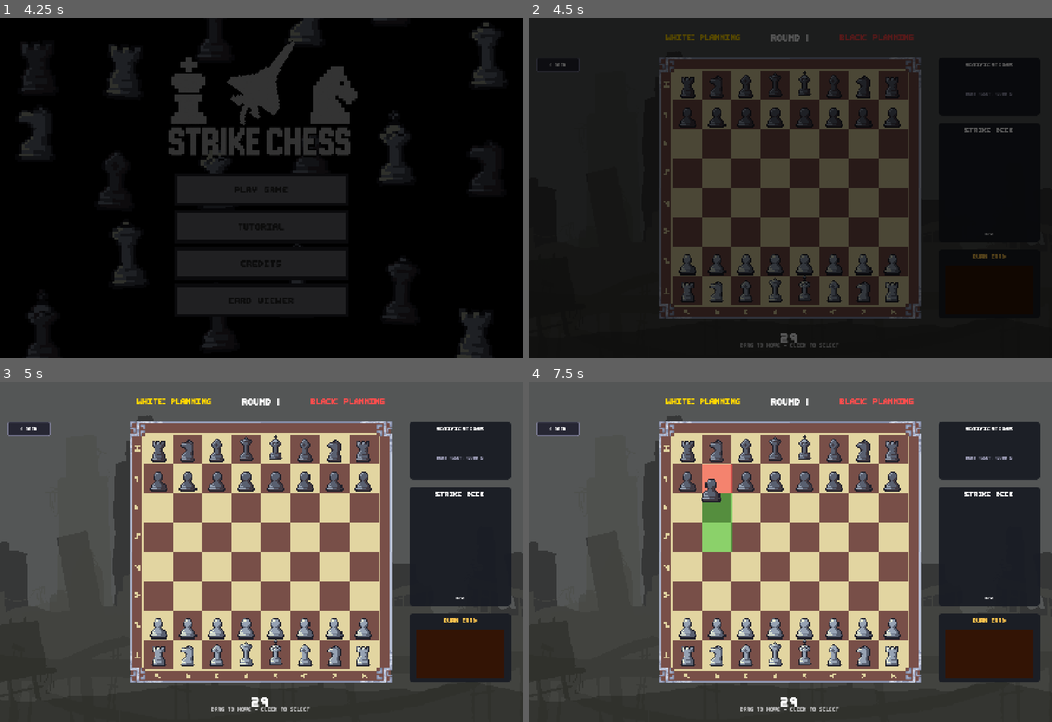
Above: before the commit, frames 1-4 (two rows, left to right).
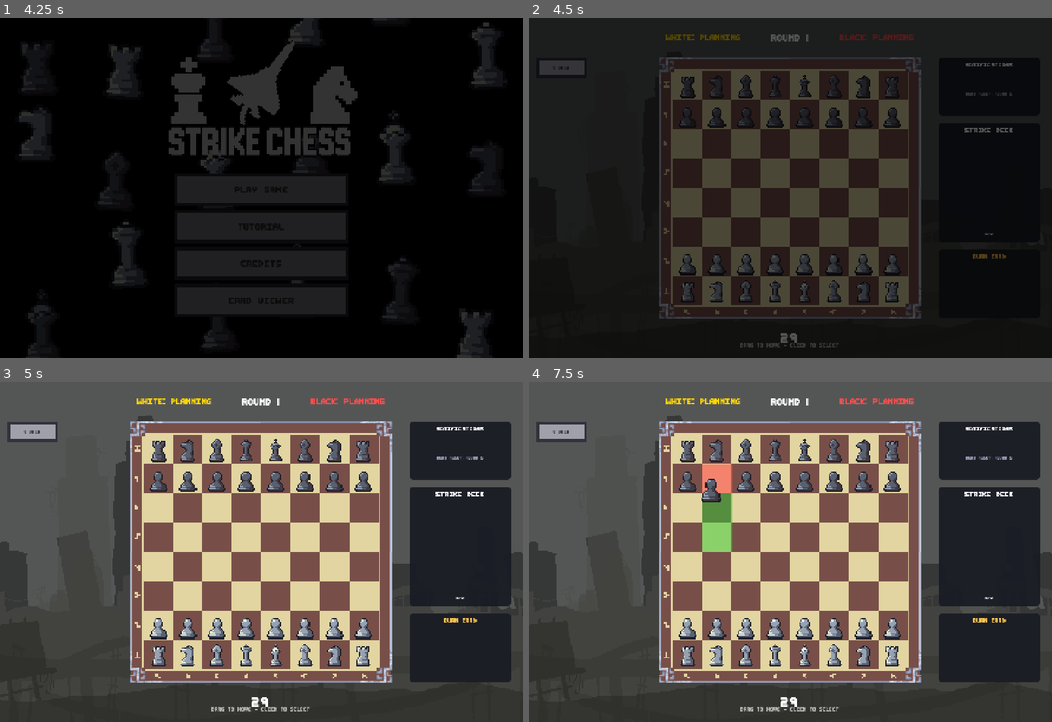
Above: after the commit, the same moments.

Repository: CodingWithKantecki/Strike-Chess-GODOT
Game: Godot game, scene res://scenes/intro_credits.tscn
Two runs of this game, one before a commit and one after it. Both use one fixed random seed, a clock stepped at 60 frames per second and the inputs below.
Inputs (mouse positions are in pixels of both pictures, inside the frame that each line leads up to):
- Up to frame 1 (4.25 s): tap Enter (ui_accept) at 0.5, 0.77, 3.5, 3.77 s; move the mouse to (376, 171) at 0.52 s; hold Right (ui_right) 0.53-1.25 s; tap Space at 0.6, 2.1, 3.6 s; click (376, 171) at 0.67 s; drag from (156, 205) to (235, 256) at 1.27 s; move the mouse to (313, 113) at 2.02 s; hold Right (ui_right) 2.03-2.75 s; click (313, 113) at 2.17 s; drag from (235, 256) to (104, 137) at 2.77 s; move the mouse to (418, 239) at 3.52 s; hold Left (ui_left) from 3.53 s (still down); click (418, 239) at 3.67 s
- Up to frame 2 (4.5 s): release Left (ui_left) at 4.25 s; click "TUTORIAL" at 4.25 s
- Up to frame 3 (5 s): no input
- Up to frame 4 (7.5 s): click "< BACK" at 5 s; drag from (633, 501) to (712, 467) at 5.77 s; move the mouse to (816, 552) at 6.52 s; hold Down (ui_down) 6.53-7.25 s; tap Space at 6.6 s; click (816, 552) at 6.67 s; tap Enter (ui_accept) at 7.25 s; drag from (712, 467) to (685, 569) at 7.27 s

Frame 1 is identical in both runs. In frame 2, 0.5% of the frame differs, in the area x 1-54%, y 12-84%; in frame 3, 3.2%, in the area x 1-97%, y 11-88%; in frame 4, 3.2%.

Commit message:
Add fire effect to burn card panel and adjust piece positioning
- Add animated fire effect using extracted GIF frames to burn card panel
- Style all buttons across game to match main menu (gray with border frame)
- Add custom positioning for king and queen pieces
- Fix hover/reset position bug for king/queen pieces

🤖 Generated with [Claude Code](https://claude.com/claude-code)

Co-Authored-By: Claude <noreply@anthropic.com>

Diff:
--- a/scenes/game.tscn
+++ b/scenes/game.tscn
@@ -7,6 +7,22 @@
 [ext_resource type="Texture2D" path="res://assets/ui/boardborder.png" id="5_border"]
 [ext_resource type="Texture2D" path="res://assets/ui/boardborder_frame_3x.png" id="6_border_frame"]
 [ext_resource type="Texture2D" path="res://assets/ui/board_plain_05.png" id="7_board_texture"]
+[ext_resource type="Texture2D" path="res://assets/pieces/buttonborder.png" id="8_buttonborder"]
+[ext_resource type="Script" path="res://scripts/fire_effect.gd" id="9_fire_effect"]
+
+[sub_resource type="StyleBoxFlat" id="StyleBoxFlat_button_normal"]
+bg_color = Color(0.627, 0.627, 0.667, 1)
+corner_radius_top_left = 0
+corner_radius_top_right = 0
+corner_radius_bottom_right = 0
+corner_radius_bottom_left = 0
+
+[sub_resource type="StyleBoxFlat" id="StyleBoxFlat_button_hover"]
+bg_color = Color(0.784, 0.784, 0.824, 1)
+corner_radius_top_left = 0
+corner_radius_top_right = 0
+corner_radius_bottom_right = 0
+corner_radius_bottom_left = 0
 
 [sub_resource type="StyleBoxFlat" id="StyleBoxFlat_panel"]
 bg_color = Color(0.098, 0.11, 0.141, 0.95)
@@ -239,12 +255,12 @@
 text = "BURN CARD"
 horizontal_alignment = 1
 
-[node name="FireEffect" type="ColorRect" parent="RightSidebar/BurnCardPanel"]
-offset_left = 20.0
+[node name="FireEffect" type="Control" parent="RightSidebar/BurnCardPanel"]
+offset_left = 10.0
 offset_top = 45.0
-offset_right = 260.0
-offset_bottom = 180.0
-color = Color(0.2, 0.08, 0.02, 1)
+offset_right = 270.0
+offset_bottom = 185.0
+script = ExtResource("9_fire_effect")
 
 [node name="LeftPanel" type="Control" parent="."]
 offset_left = 20.0
@@ -252,15 +268,34 @@
 offset_right = 320.0
 offset_bottom = 830.0
 
-[node name="BackButton" type="Button" parent="LeftPanel"]
-offset_right = 120.0
-offset_bottom = 40.0
-theme_override_colors/font_color = Color(1, 1, 1, 1)
+[node name="BackButtonFrame" type="NinePatchRect" parent="LeftPanel"]
+offset_right = 140.0
+offset_bottom = 55.0
+mouse_filter = 2
+texture = ExtResource("8_buttonborder")
+texture_filter = 0
+patch_margin_left = 16
+patch_margin_top = 16
+patch_margin_right = 16
+patch_margin_bottom = 16
+
+[node name="BackButton" type="Button" parent="LeftPanel/BackButtonFrame"]
+layout_mode = 1
+anchors_preset = 15
+anchor_right = 1.0
+anchor_bottom = 1.0
+offset_left = 8.0
+offset_top = 8.0
+offset_right = -8.0
+offset_bottom = -8.0
+theme_override_colors/font_color = Color(0.235, 0.235, 0.235, 1)
+theme_override_colors/font_hover_color = Color(0.1, 0.1, 0.1, 1)
 theme_override_fonts/font = ExtResource("3_font")
 theme_override_font_sizes/font_size = 16
-theme_override_styles/normal = SubResource("StyleBoxFlat_button")
-theme_override_styles/hover = SubResource("StyleBoxFlat_button")
-theme_override_styles/pressed = SubResource("StyleBoxFlat_button")
+theme_override_styles/normal = SubResource("StyleBoxFlat_button_normal")
+theme_override_styles/hover = SubResource("StyleBoxFlat_button_hover")
+theme_override_styles/pressed = SubResource("StyleBoxFlat_button_normal")
+theme_override_styles/focus = SubResource("StyleBoxFlat_button_normal")
 text = "< BACK"
 
 [node name="CountdownLabel" type="Label" parent="."]
@@ -312,24 +347,64 @@
 custom_minimum_size = Vector2(0, 10)
 layout_mode = 2
 
-[node name="PlayAgainButton" type="Button" parent="GameOverPanel/VBox"]
-layout_mode = 2
-theme_override_colors/font_color = Color(1, 1, 1, 1)
+[node name="PlayAgainButtonFrame" type="NinePatchRect" parent="GameOverPanel/VBox"]
+custom_minimum_size = Vector2(0, 60)
+layout_mode = 2
+mouse_filter = 2
+texture = ExtResource("8_buttonborder")
+texture_filter = 0
+patch_margin_left = 16
+patch_margin_top = 16
+patch_margin_right = 16
+patch_margin_bottom = 16
+
+[node name="PlayAgainButton" type="Button" parent="GameOverPanel/VBox/PlayAgainButtonFrame"]
+layout_mode = 1
+anchors_preset = 15
+anchor_right = 1.0
+anchor_bottom = 1.0
+offset_left = 8.0
+offset_top = 8.0
+offset_right = -8.0
+offset_bottom = -8.0
+theme_override_colors/font_color = Color(0.235, 0.235, 0.235, 1)
+theme_override_colors/font_hover_color = Color(0.1, 0.1, 0.1, 1)
 theme_override_fonts/font = ExtResource("3_font")
 theme_override_font_sizes/font_size = 24
-theme_override_styles/normal = SubResource("StyleBoxFlat_button")
-theme_override_styles/hover = SubResource("StyleBoxFlat_button")
-theme_override_styles/pressed = SubResource("StyleBoxFlat_button")
+theme_override_styles/normal = SubResource("StyleBoxFlat_button_normal")
+theme_override_styles/hover = SubResource("StyleBoxFlat_button_hover")
+theme_override_styles/pressed = SubResource("StyleBoxFlat_button_normal")
+theme_override_styles/focus = SubResource("StyleBoxFlat_button_normal")
 text = "PLAY AGAIN"
 
-[node name="MenuButton" type="Button" parent="GameOverPanel/VBox"]
-layout_mode = 2
-theme_override_colors/font_color = Color(1, 1, 1, 1)
+[node name="MenuButtonFrame" type="NinePatchRect" parent="GameOverPanel/VBox"]
+custom_minimum_size = Vector2(0, 60)
+layout_mode = 2
+mouse_filter = 2
+texture = ExtResource("8_buttonborder")
+texture_filter = 0
+patch_margin_left = 16
+patch_margin_top = 16
+patch_margin_right = 16
+patch_margin_bottom = 16
+
+[node name="MenuButton" type="Button" parent="GameOverPanel/VBox/MenuButtonFrame"]
+layout_mode = 1
+anchors_preset = 15
+anchor_right = 1.0
+anchor_bottom = 1.0
+offset_left = 8.0
+offset_top = 8.0
+offset_right = -8.0
+offset_bottom = -8.0
+theme_override_colors/font_color = Color(0.235, 0.235, 0.235, 1)
+theme_override_colors/font_hover_color = Color(0.1, 0.1, 0.1, 1)
 theme_override_fonts/font = ExtResource("3_font")
 theme_override_font_sizes/font_size = 24
-theme_override_styles/normal = SubResource("StyleBoxFlat_button")
-theme_override_styles/hover = SubResource("StyleBoxFlat_button")
-theme_override_styles/pressed = SubResource("StyleBoxFlat_button")
+theme_override_styles/normal = SubResource("StyleBoxFlat_button_normal")
+theme_override_styles/hover = SubResource("StyleBoxFlat_button_hover")
+theme_override_styles/pressed = SubResource("StyleBoxFlat_button_normal")
+theme_override_styles/focus = SubResource("StyleBoxFlat_button_normal")
 text = "MAIN MENU"
 
 [node name="FadeOverlay" type="ColorRect" parent="."]
@@ -340,6 +415,6 @@
 mouse_filter = 2
 color = Color(0, 0, 0, 1)
 
-[connection signal="pressed" from="LeftPanel/BackButton" to="." method="_on_back_button_pressed"]
-[connection signal="pressed" from="GameOverPanel/VBox/PlayAgainButton" to="." method="_on_play_again_pressed"]
-[connection signal="pressed" from="GameOverPanel/VBox/MenuButton" to="." method="_on_menu_button_pressed"]
+[connection signal="pressed" from="LeftPanel/BackButtonFrame/BackButton" to="." method="_on_back_button_pressed"]
+[connection signal="pressed" from="GameOverPanel/VBox/PlayAgainButtonFrame/PlayAgainButton" to="." method="_on_play_again_pressed"]
+[connection signal="pressed" from="GameOverPanel/VBox/MenuButtonFrame/MenuButton" to="." method="_on_menu_button_pressed"]
--- a/scenes/mode_select.tscn
+++ b/scenes/mode_select.tscn
@@ -1,8 +1,22 @@
-[gd_scene load_steps=6 format=3 uid="uid://mode_select"]
+[gd_scene load_steps=8 format=3 uid="uid://mode_select"]
 
 [ext_resource type="Script" path="res://scripts/mode_select.gd" id="1_script"]
 [ext_resource type="FontFile" uid="uid://cflvlm6dee163" path="res://assets/fonts/editundo.ttf" id="2_font"]
 [ext_resource type="Texture2D" path="res://assets/pieces/buttonborder.png" id="3_border"]
+
+[sub_resource type="StyleBoxFlat" id="StyleBoxFlat_button_normal"]
+bg_color = Color(0.627, 0.627, 0.667, 1)
+corner_radius_top_left = 0
+corner_radius_top_right = 0
+corner_radius_bottom_right = 0
+corner_radius_bottom_left = 0
+
+[sub_resource type="StyleBoxFlat" id="StyleBoxFlat_button_hover"]
+bg_color = Color(0.784, 0.784, 0.824, 1)
+corner_radius_top_left = 0
+corner_radius_top_right = 0
+corner_radius_bottom_right = 0
+corner_radius_bottom_left = 0
 
 [sub_resource type="StyleBoxFlat" id="StyleBoxFlat_card"]
 bg_color = Color(0.12, 0.12, 0.15, 0.95)
@@ -370,21 +384,64 @@
 layout_mode = 2
 theme_override_constants/separation = 20
 
-[node name="StartButton" type="Button" parent="BottomContainer/RightPanel"]
-custom_minimum_size = Vector2(0, 120)
-layout_mode = 2
-theme_override_colors/font_color = Color(0.1, 0.1, 0.1, 1)
-theme_override_colors/font_hover_color = Color(0, 0, 0, 1)
+[node name="StartButtonFrame" type="NinePatchRect" parent="BottomContainer/RightPanel"]
+custom_minimum_size = Vector2(350, 120)
+layout_mode = 2
+mouse_filter = 2
+texture = ExtResource("3_border")
+texture_filter = 0
+patch_margin_left = 16
+patch_margin_top = 16
+patch_margin_right = 16
+patch_margin_bottom = 16
+
+[node name="StartButton" type="Button" parent="BottomContainer/RightPanel/StartButtonFrame"]
+layout_mode = 1
+anchors_preset = 15
+anchor_right = 1.0
+anchor_bottom = 1.0
+offset_left = 8.0
+offset_top = 8.0
+offset_right = -8.0
+offset_bottom = -8.0
+theme_override_colors/font_color = Color(0.235, 0.235, 0.235, 1)
+theme_override_colors/font_hover_color = Color(0.1, 0.1, 0.1, 1)
 theme_override_fonts/font = ExtResource("2_font")
 theme_override_font_sizes/font_size = 40
+theme_override_styles/normal = SubResource("StyleBoxFlat_button_normal")
+theme_override_styles/hover = SubResource("StyleBoxFlat_button_hover")
+theme_override_styles/pressed = SubResource("StyleBoxFlat_button_normal")
+theme_override_styles/focus = SubResource("StyleBoxFlat_button_normal")
 text = "START"
 
-[node name="BackButton" type="Button" parent="BottomContainer/RightPanel"]
-custom_minimum_size = Vector2(0, 60)
-layout_mode = 2
-theme_override_colors/font_color = Color(0.7, 0.7, 0.7, 1)
+[node name="BackButtonFrame" type="NinePatchRect" parent="BottomContainer/RightPanel"]
+custom_minimum_size = Vector2(350, 70)
+layout_mode = 2
+mouse_filter = 2
+texture = ExtResource("3_border")
+texture_filter = 0
+patch_margin_left = 16
+patch_margin_top = 16
+patch_margin_right = 16
+patch_margin_bottom = 16
+
+[node name="BackButton" type="Button" parent="BottomContainer/RightPanel/BackButtonFrame"]
+layout_mode = 1
+anchors_preset = 15
+anchor_right = 1.0
+anchor_bottom = 1.0
+offset_left = 8.0
+offset_top = 8.0
+offset_right = -8.0
+offset_bottom = -8.0
+theme_override_colors/font_color = Color(0.235, 0.235, 0.235, 1)
+theme_override_colors/font_hover_color = Color(0.1, 0.1, 0.1, 1)
 theme_override_fonts/font = ExtResource("2_font")
 theme_override_font_sizes/font_size = 24
+theme_override_styles/normal = SubResource("StyleBoxFlat_button_normal")
+theme_override_styles/hover = SubResource("StyleBoxFlat_button_hover")
+theme_override_styles/pressed = SubResource("StyleBoxFlat_button_normal")
+theme_override_styles/focus = SubResource("StyleBoxFlat_button_normal")
 text = "BACK"
 
 [node name="FadeOverlay" type="ColorRect" parent="."]
@@ -399,5 +456,5 @@
 [connection signal="pressed" from="CardsContainer/CampaignCard/Button" to="." method="_on_card_selected" binds= ["campaign"]]
 [connection signal="pressed" from="CardsContainer/SandboxCard/Button" to="." method="_on_card_selected" binds= ["sandbox"]]
 [connection signal="pressed" from="CardsContainer/MultiplayerCard/Button" to="." method="_on_card_selected" binds= ["multiplayer"]]
-[connection signal="pressed" from="BottomContainer/RightPanel/StartButton" to="." method="_on_start_pressed"]
-[connection signal="pressed" from="BottomContainer/RightPanel/BackButton" to="." method="_on_back_pressed"]
+[connection signal="pressed" from="BottomContainer/RightPanel/StartButtonFrame/StartButton" to="." method="_on_start_pressed"]
+[connection signal="pressed" from="BottomContainer/RightPanel/BackButtonFrame/BackButton" to="." method="_on_back_pressed"]
--- a/scenes/sandbox_settings.tscn
+++ b/scenes/sandbox_settings.tscn
@@ -1,19 +1,22 @@
-[gd_scene load_steps=4 format=3 uid="uid://sandbox_settings"]
+[gd_scene load_steps=6 format=3 uid="uid://sandbox_settings"]
 
 [ext_resource type="Script" path="res://scripts/sandbox_settings.gd" id="1_script"]
 [ext_resource type="FontFile" uid="uid://cflvlm6dee163" path="res://assets/fonts/editundo.ttf" id="2_font"]
-
-[sub_resource type="StyleBoxFlat" id="StyleBoxFlat_button"]
-bg_color = Color(0.15, 0.15, 0.2, 1)
-border_width_left = 3
-border_width_top = 3
-border_width_right = 3
-border_width_bottom = 3
-border_color = Color(1, 0.84, 0, 1)
-corner_radius_top_left = 5
-corner_radius_top_right = 5
-corner_radius_bottom_right = 5
-corner_radius_bottom_left = 5
+[ext_resource type="Texture2D" path="res://assets/pieces/buttonborder.png" id="3_border"]
+
+[sub_resource type="StyleBoxFlat" id="StyleBoxFlat_button_normal"]
+bg_color = Color(0.627, 0.627, 0.667, 1)
+corner_radius_top_left = 0
+corner_radius_top_right = 0
+corner_radius_bottom_right = 0
+corner_radius_bottom_left = 0
+
+[sub_resource type="StyleBoxFlat" id="StyleBoxFlat_button_hover"]
+bg_color = Color(0.784, 0.784, 0.824, 1)
+corner_radius_top_left = 0
+corner_radius_top_right = 0
+corner_radius_bottom_right = 0
+corner_radius_bottom_left = 0
 
 [node name="SandboxSettings" type="Control"]
 layout_mode = 3
@@ -139,26 +142,64 @@
 alignment = 1
 theme_override_constants/separation = 40
 
-[node name="BackButton" type="Button" parent="CenterContainer/VBox/ButtonContainer"]
-custom_minimum_size = Vector2(150, 50)
-layout_mode = 2
-theme_override_colors/font_color = Color(1, 1, 1, 1)
-theme_override_fonts/font = ExtResource("2_font")
-theme_override_font_sizes/font_size = 24
-theme_override_styles/normal = SubResource("StyleBoxFlat_button")
-theme_override_styles/hover = SubResource("StyleBoxFlat_button")
-theme_override_styles/pressed = SubResource("StyleBoxFlat_button")
+[node name="BackButtonFrame" type="NinePatchRect" parent="CenterContainer/VBox/ButtonContainer"]
+custom_minimum_size = Vector2(180, 70)
+layout_mode = 2
+mouse_filter = 2
+texture = ExtResource("3_border")
+texture_filter = 0
+patch_margin_left = 16
+patch_margin_top = 16
+patch_margin_right = 16
+patch_margin_bottom = 16
+
+[node name="BackButton" type="Button" parent="CenterContainer/VBox/ButtonContainer/BackButtonFrame"]
+layout_mode = 1
+anchors_preset = 15
+anchor_right = 1.0
+anchor_bottom = 1.0
+offset_left = 8.0
+offset_top = 8.0
+offset_right = -8.0
+offset_bottom = -8.0
+theme_override_colors/font_color = Color(0.235, 0.235, 0.235, 1)
+theme_override_colors/font_hover_color = Color(0.1, 0.1, 0.1, 1)
+theme_override_fonts/font = ExtResource("2_font")
+theme_override_font_sizes/font_size = 24
+theme_override_styles/normal = SubResource("StyleBoxFlat_button_normal")
+theme_override_styles/hover = SubResource("StyleBoxFlat_button_hover")
+theme_override_styles/pressed = SubResource("StyleBoxFlat_button_normal")
+theme_override_styles/focus = SubResource("StyleBoxFlat_button_normal")
 text = "< BACK"
 
-[node name="StartButton" type="Button" parent="CenterContainer/VBox/ButtonContainer"]
-custom_minimum_size = Vector2(200, 50)
-layout_mode = 2
-theme_override_colors/font_color = Color(1, 0.84, 0, 1)
-theme_override_fonts/font = ExtResource("2_font")
-theme_override_font_sizes/font_size = 24
-theme_override_styles/normal = SubResource("StyleBoxFlat_button")
-theme_override_styles/hover = SubResource("StyleBoxFlat_button")
-theme_override_styles/pressed = SubResource("StyleBoxFlat_button")
+[node name="StartButtonFrame" type="NinePatchRect" parent="CenterContainer/VBox/ButtonContainer"]
+custom_minimum_size = Vector2(240, 70)
+layout_mode = 2
+mouse_filter = 2
+texture = ExtResource("3_border")
+texture_filter = 0
+patch_margin_left = 16
+patch_margin_top = 16
+patch_margin_right = 16
+patch_margin_bottom = 16
+
+[node name="StartButton" type="Button" parent="CenterContainer/VBox/ButtonContainer/StartButtonFrame"]
+layout_mode = 1
+anchors_preset = 15
+anchor_right = 1.0
+anchor_bottom = 1.0
+offset_left = 8.0
+offset_top = 8.0
+offset_right = -8.0
+offset_bottom = -8.0
+theme_override_colors/font_color = Color(0.235, 0.235, 0.235, 1)
+theme_override_colors/font_hover_color = Color(0.1, 0.1, 0.1, 1)
+theme_override_fonts/font = ExtResource("2_font")
+theme_override_font_sizes/font_size = 24
+theme_override_styles/normal = SubResource("StyleBoxFlat_button_normal")
+theme_override_styles/hover = SubResource("StyleBoxFlat_button_hover")
+theme_override_styles/pressed = SubResource("StyleBoxFlat_button_normal")
+theme_override_styles/focus = SubResource("StyleBoxFlat_button_normal")
 text = "START GAME"
 
 [node name="FadeOverlay" type="ColorRect" parent="."]
@@ -169,5 +210,5 @@
 mouse_filter = 2
 color = Color(0, 0, 0, 1)
 
-[connection signal="pressed" from="CenterContainer/VBox/ButtonContainer/BackButton" to="." method="_on_back_pressed"]
-[connection signal="pressed" from="CenterContainer/VBox/ButtonContainer/StartButton" to="." method="_on_start_pressed"]
+[connection signal="pressed" from="CenterContainer/VBox/ButtonContainer/BackButtonFrame/BackButton" to="." method="_on_back_pressed"]
+[connection signal="pressed" from="CenterContainer/VBox/ButtonContainer/StartButtonFrame/StartButton" to="." method="_on_start_pressed"]
--- a/scripts/chess_board.gd
+++ b/scripts/chess_board.gd
@@ -26,10 +26,12 @@
 # Pawns use larger scale, other pieces 15% smaller
 const PAWN_SCALE = 3.5
 const PIECE_SCALE = 2.975  # 15% smaller than pawns (3.5 * 0.85)
-const QUEEN_SCALE = 2.826  # 5% smaller than other pieces (2.975 * 0.95)
-const KING_SCALE = 2.7132  # 9% smaller than other pieces (2.856 * 0.95)
+const QUEEN_SCALE = 2.543  # 15% smaller than other pieces
+const KING_SCALE = 2.436  # 18% smaller than other pieces
 const PIECE_Y_OFFSET = -18  # Move pawns up to center them visually in squares
 const NON_PAWN_Y_ADJUST = 5  # Move non-pawns down 5 pixels relative to pawns
+const QUEEN_Y_ADJUST = 11  # Queen needs extra 6 pixels down (5 + 6)
+const KING_Y_ADJUST = 13  # King needs extra 8 pixels down (5 + 8)
 
 # Colors
 const LIGHT_SQUARE = Color(0.941, 0.851, 0.710)
@@ -200,8 +202,16 @@
 		scale = KING_SCALE
 	else:
 		scale = PIECE_SCALE
-	# Non-pawns are positioned 5px lower
-	var y_adjust = 0 if piece_type == "P" else NON_PAWN_Y_ADJUST
+	# Non-pawns are positioned lower, kings/queens have custom offsets
+	var y_adjust = 0
+	if piece_type == "P":
+		y_adjust = 0
+	elif piece_type == "K":
+		y_adjust = KING_Y_ADJUST
+	elif piece_type == "Q":
+		y_adjust = QUEEN_Y_ADJUST
+	else:
+		y_adjust = NON_PAWN_Y_ADJUST
 	sprite.position = base_pos + Vector2(0, y_adjust)
 	sprite.scale = Vector2(scale, scale)
 	sprite.texture_filter = CanvasItem.TEXTURE_FILTER_NEAREST
@@ -305,8 +315,16 @@
 		var sprite = piece_sprites[pos]
 		var base_pos = board_to_screen(pos)
 		var piece = board[pos.y][pos.x]
-		var is_pawn = piece[1] == "P"
-		var y_adjust = 0 if is_pawn else NON_PAWN_Y_ADJUST
+		var piece_type = piece[1]
+		var y_adjust = 0
+		if piece_type == "P":
+			y_adjust = 0
+		elif piece_type == "K":
+			y_adjust = KING_Y_ADJUST
+		elif piece_type == "Q":
+			y_adjust = QUEEN_Y_ADJUST
+		else:
+			y_adjust = NON_PAWN_Y_ADJUST
 		sprite.position = base_pos + Vector2(0, y_adjust + HOVER_LIFT)
 
 func _reset_piece_position(pos: Vector2i):
@@ -316,8 +334,16 @@
 		var base_pos = board_to_screen(pos)
 		var piece = board[pos.y][pos.x]
 		if piece != "":
-			var is_pawn = piece[1] == "P"
-			var y_adjust = 0 if is_pawn else NON_PAWN_Y_ADJUST
+			var piece_type = piece[1]
+			var y_adjust = 0
+			if piece_type == "P":
+				y_adjust = 0
+			elif piece_type == "K":
+				y_adjust = KING_Y_ADJUST
+			elif piece_type == "Q":
+				y_adjust = QUEEN_Y_ADJUST
+			else:
+				y_adjust = NON_PAWN_Y_ADJUST
 			sprite.position = base_pos + Vector2(0, y_adjust)
 
 func update_drag_physics(_delta: float):
--- /dev/null
+++ b/scripts/fire_effect.gd
@@ -0,0 +1,119 @@
+extends Control
+
+# Fire Effect for Burn Card Panel
+# Uses extracted fire.gif frames for animation
+
+var fire_textures: Array[ImageTexture] = []
+var current_frame: int = 0
+var frame_timer: float = 0.0
+var frame_delay: float = 0.09  # 90ms between frames (matching pygame)
+var loaded: bool = false
+
+func _ready():
+	# Clip fire to stay inside the box
+	clip_contents = true
+	# Try loading on next frame to ensure node is ready
+	call_deferred("load_fire_frames")
+
+func load_fire_frames():
+	"""Load fire animation frames from extracted PNGs"""
+	fire_textures.clear()
+
+	# Get the project path
+	var base_path = "res://assets/fire_frames/"
+
+	for i in range(8):  # 8 frames
+		var frame_path = base_path + "fire_%02d.png" % i
+
+		# Try resource loader first
+		if ResourceLoader.exists(frame_path):
+			var tex = load(frame_path)
+			if tex:
+				fire_textures.append(tex)
+				continue
+
+		# Fallback: Load from file system directly
+		var global_path = ProjectSettings.globalize_path(frame_path)
+		var image = Image.new()
+		var err = image.load(global_path)
+		if err == OK:
+			var texture = ImageTexture.create_from_image(image)
+			fire_textures.append(texture)
+
+	loaded = fire_textures.size() > 0
+
+	if loaded:
+		print("Fire effect: Loaded %d frames" % fire_textures.size())
+		queue_redraw()
+	else:
+		print("Fire effect: No frames loaded, using fallback particle effect")
+
+func _process(delta: float):
+	# Update animation timer
+	frame_timer += delta
+	if frame_timer >= frame_delay:
+		frame_timer = 0.0
+		if fire_textures.size() > 0:
+			current_frame = (current_frame + 1) % fire_textures.size()
+		queue_redraw()
+
+func _draw():
+	if loaded and fire_textures.size() > 0:
+		_draw_gif_fire()
+
+func _draw_gif_fire():
+	"""Draw fire using loaded GIF frames - three fires across the bottom"""
+	var frame = fire_textures[current_frame]
+	if frame == null:
+		return
+
+	var frame_size = frame.get_size()
+
+	# Scale fire bigger
+	var scale = (size.x / frame_size.x) * 1.15
+	var draw_size = Vector2(frame_size.x * scale, frame_size.y * scale)
+
+	# Y position - inside the box at bottom
+	var y_pos = size.y - draw_size.y + 56
+
+	# Draw left fire
+	var left_pos = Vector2(-draw_size.x * 0.36, y_pos)
+	draw_texture_rect(frame, Rect2(left_pos, draw_size), false)
+
+	# Draw center fire
+	var center_pos = Vector2((size.x - draw_size.x) / 2, y_pos)
+	draw_texture_rect(frame, Rect2(center_pos, draw_size), false)
+
+	# Draw right fire
+	var right_pos = Vector2(size.x - draw_size.x * 0.64, y_pos)
+	draw_texture_rect(frame, Rect2(right_pos, draw_size), false)
+
+func _draw_particle_fire():
+	"""Fallback: Draw simple animated fire effect"""
+	var time = Time.get_ticks_msec() * 0.001
+
+	# Draw multiple layers of fire
+	for layer in range(3):
+		var layer_offset = layer * 0.3
+		for i in range(12):
+			var x_base = size.x * 0.5 + sin(time * 2 + i * 0.8 + layer_offset) * (size.x * 0.3)
+			var y_base = size.y * 0.85 - (i * 8) - sin(time * 3 + i) * 5
+
+			# Fire gets smaller as it rises
+			var radius = (12 - i) * 1.5 + sin(time * 4 + i * 0.5) * 2
+
+			# Color goes from yellow to orange to red
+			var progress = i / 12.0
+			var color: Color
+			if progress < 0.3:
+				color = Color(1.0, 0.9 - progress, 0.0, 0.9 - layer * 0.2)
+			elif progress < 0.6:
+				color = Color(1.0, 0.6 - progress * 0.5, 0.0, 0.8 - layer * 0.2)
+			else:
+				color = Color(0.9 - progress * 0.3, 0.2, 0.0, 0.6 - progress * 0.3 - layer * 0.15)
+
+			draw_circle(Vector2(x_base, y_base), radius, color)
+
+	# Base glow
+	var glow_intensity = 0.4 + sin(time * 5) * 0.15
+	draw_rect(Rect2(10, size.y * 0.7, size.x - 20, size.y * 0.3), Color(1.0, 0.5, 0.0, glow_intensity))
Binary file added: assets/fire.gif
Binary file added: assets/fire_frames/fire_00.png
Binary file added: assets/fire_frames/fire_01.png
Binary file added: assets/fire_frames/fire_02.png
Binary file added: assets/fire_frames/fire_03.png
Binary file added: assets/fire_frames/fire_04.png
Binary file added: assets/fire_frames/fire_05.png
Binary file added: assets/fire_frames/fire_06.png
Binary file added: assets/fire_frames/fire_07.png
Not shown: 1 places in scenes/game.tscn that only renumber resources
